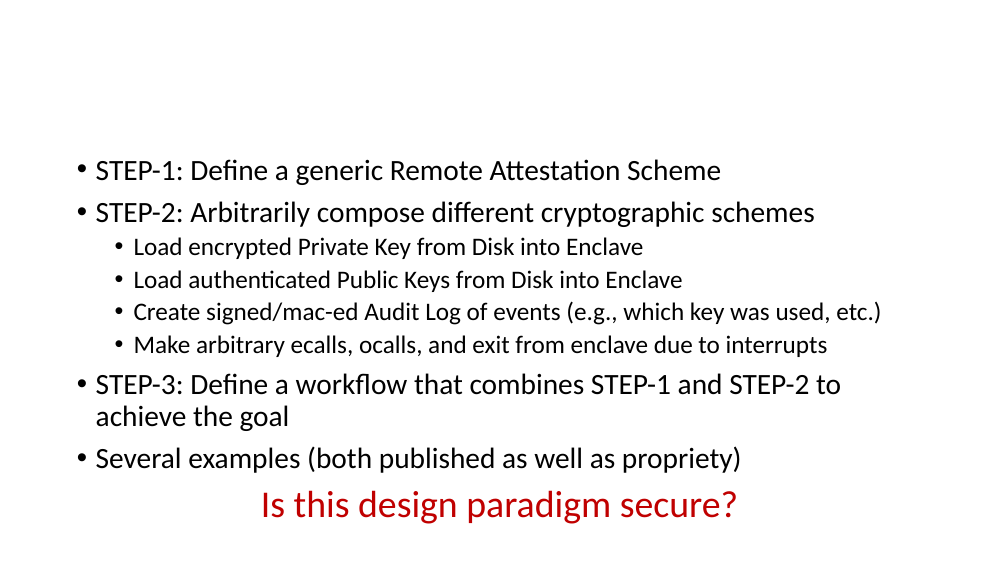
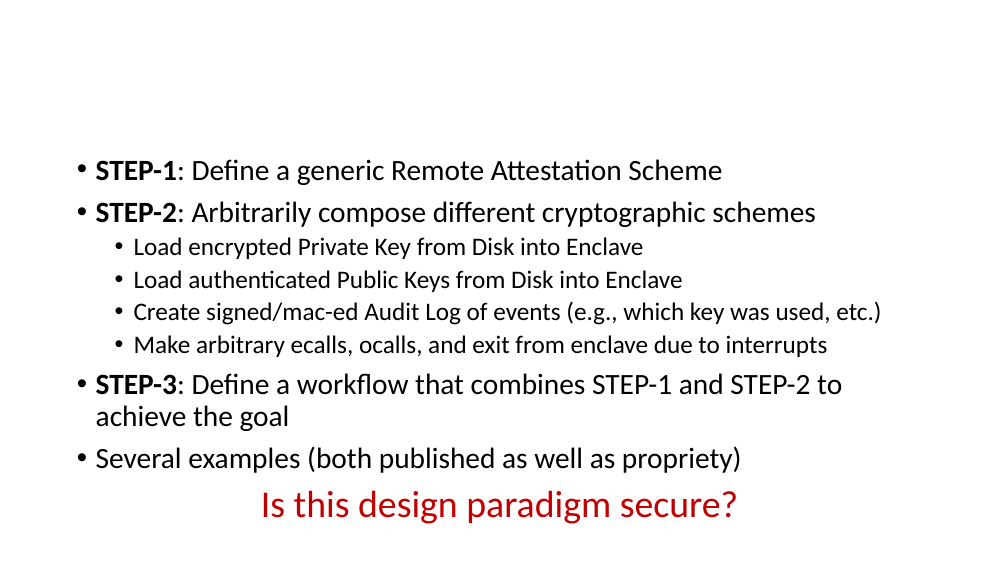
Before and after one commit to axelexic/sgx_remote_attestation_bh_17, a slide deck: slide 3 of presentation/bhusa17_yogesh_swami.pptx. Drawn at 1008x567 pixels with LibreOffice and Linux fonts; fonts in the diff are those of the drawing; background and template pictures are left out. Boxes give left, top, right and bottom in pixels: in the first picture for what was removed or moved away, otherwise in the second. Text is boxed around its words. In the diff, an @@ line names an element or a change of style, - is before the commit and + after.

```diff
--- a/presentation/bhusa17_yogesh_swami.pptx
+++ b/presentation/bhusa17_yogesh_swami.pptx
@@ text at [96, 159, 842, 431]: bold on in "STEP-1:", "STEP-2:", "STEP-3:" @@
```
Also in this commit, not shown: 1 other slide changed, 15 slides added, 1 slide removed, 1 other file.
